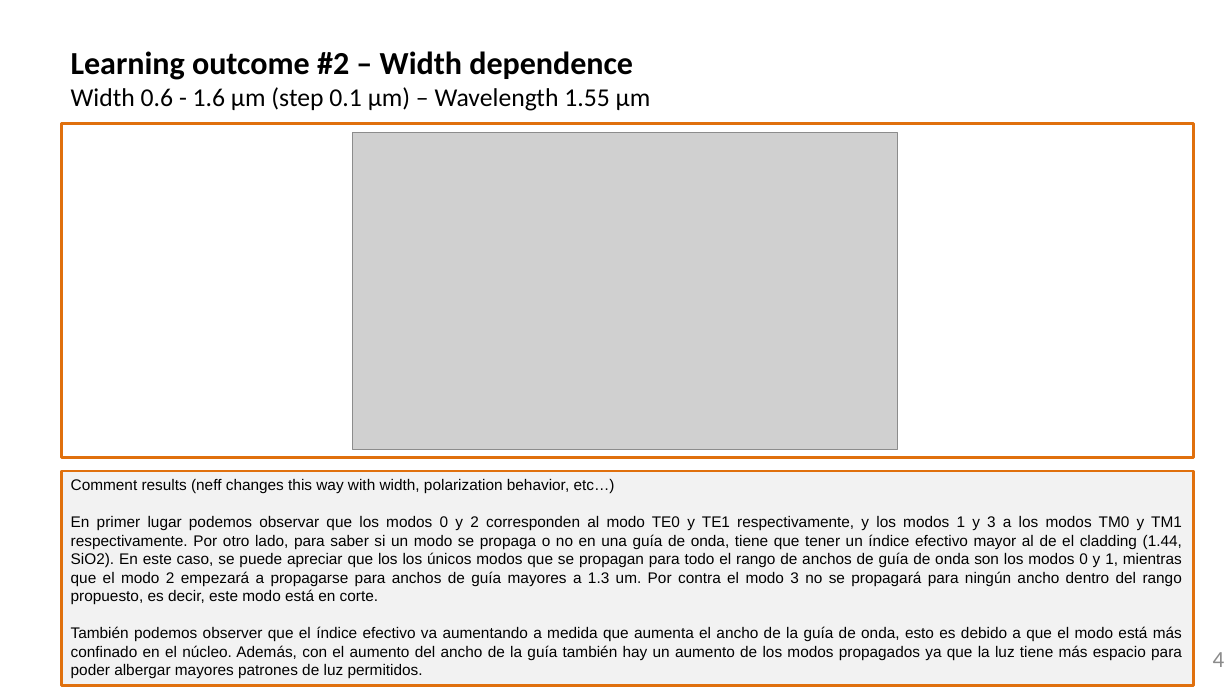
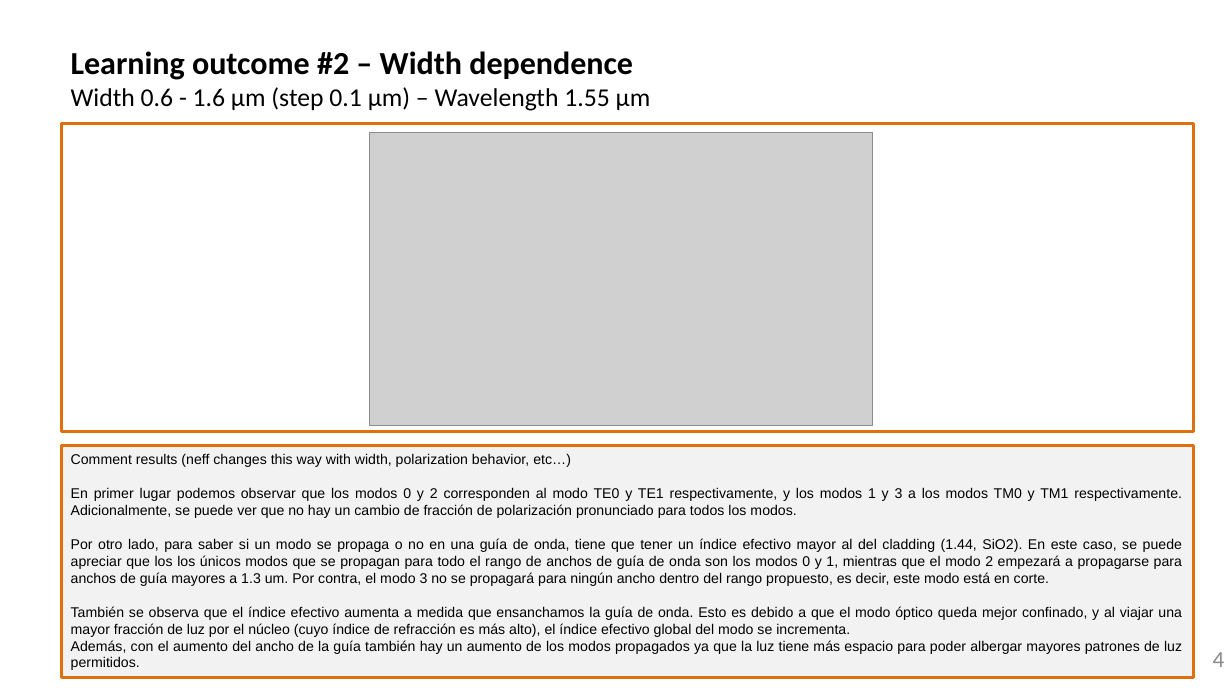
Before and after one commit to snacmuo/pic-upv-lab1, a slide deck: slide 4 of LabBook_10.pptx. Drawn at 1232x693 pixels with LibreOffice and Linux fonts; fonts in the diff are those of the drawing; grey boxes stand for pictures; background and template pictures are left out. Boxes give left, top, right and bottom in pixels: in the first picture for what was removed or moved away, otherwise in the second. Text is boxed around its words. In the diff, an @@ line names an element or a change of style, - is before the commit and + after.

```diff
--- a/LabBook_10.pptx
+++ b/LabBook_10.pptx
@@ rectangle resized from (x1=62, y1=123, x2=1194, y2=457) to (x1=62, y1=123, x2=1194, y2=432) @@
@@ picture resized from (x1=352, y1=133, x2=897, y2=450) to (x1=370, y1=133, x2=872, y2=426) @@
@@ rectangle "Comment results (neff changes this ..." resized from (x1=62, y1=471, x2=1194, y2=686) to (x1=62, y1=446, x2=1194, y2=678) @@
@@ text in rectangle at (x1=71, y1=453, x2=571, y2=467): size 12 to 11 pt in "Comment results (neff changes this way with ..." @@
@@ text in rectangle at (x1=71, y1=487, x2=1182, y2=670): text changed; size 12 to 11 pt @@
-En primer lugar podemos observar que los modos 0 y 2 corresponden al modo TE0 y TE1 respectivamente, y los modos 1 y 3 a los modos TM0 y TM1 respectivamente. Por otro lado, para saber si un modo se propaga o no en una guía de onda, tiene que tener un índice efectivo mayor al de el cladding (1.44, SiO2). En este caso, se puede apreciar que los los únicos modos que se propagan para todo el rango de anchos de guía de onda son los modos 0 y 1, mientras que el modo 2 empezará a propagarse para anchos de guía mayores a 1.3 um. Por contra el modo 3 no se propagará para ningún ancho dentro del rango propuesto, es decir, este modo está en corte.
-También podemos observer que el índice efectivo va aumentando a medida que aumenta el ancho de la guía de onda, esto es debido a que el modo está más confinado en el núcleo. Además, con el aumento del ancho de la guía también hay un aumento de los modos propagados ya que la luz tiene más espacio para poder albergar mayores patrones de luz permitidos.
+En primer lugar podemos observar que los modos 0 y 2 corresponden al modo TE0 y TE1 respectivamente, y los modos 1 y 3 a los modos TM0 y TM1 respectivamente. Adicionalmente, se puede ver que no hay un cambio de fracción de polarización pronunciado para todos los modos.
+Por otro lado, para saber si un modo se propaga o no en una guía de onda, tiene que tener un índice efectivo mayor al del cladding (1.44, SiO2). En este caso, se puede apreciar que los los únicos modos que se propagan para todo el rango de anchos de guía de onda son los modos 0 y 1, mientras que el modo 2 empezará a propagarse para anchos de guía mayores a 1.3 um. Por contra, el modo 3 no se propagará para ningún ancho dentro del rango propuesto, es decir, este modo está en corte.
+También se observa que el índice efectivo aumenta a medida que ensanchamos la guía de onda. Esto es debido a que el modo óptico queda mejor confinado, y al viajar una mayor fracción de luz por el núcleo (cuyo índice de refracción es más alto), el índice efectivo global del modo se incrementa.
+Además, con el aumento del ancho de la guía también hay un aumento de los modos propagados ya que la luz tiene más espacio para poder albergar mayores patrones de luz permitidos.
```
Also in this commit, not shown: 2 other slides changed, 1 slide added.
